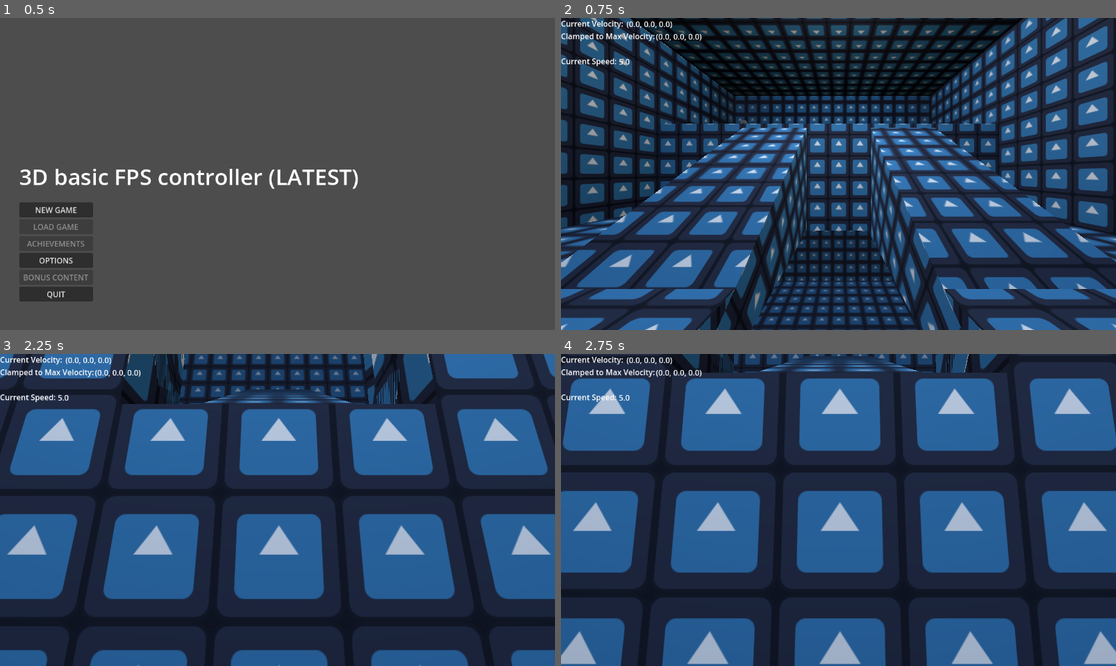
Above: before the commit, frames 1-4 (two rows, left to right).
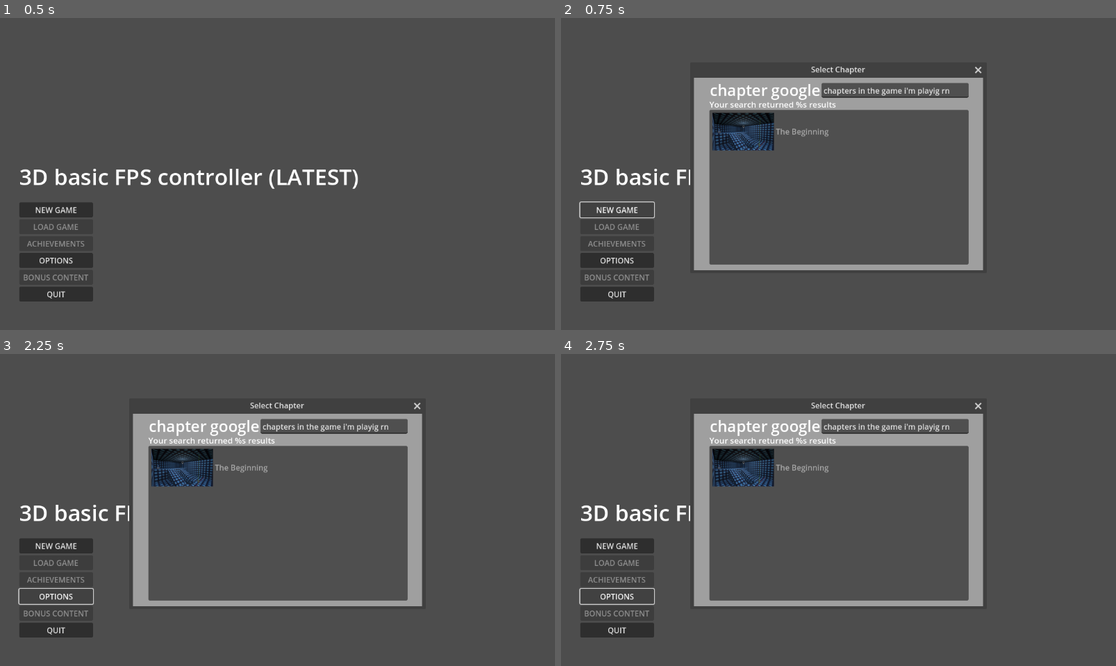
Above: after the commit, the same moments.

Repository: donnyworks/3D-FPS-Game-Template
Game: Godot game, scene res://DevkitGD_TitleScreen.tscn
The game is run twice, just before and just after one commit, with the same random seed, the same clock (stepped at 60 frames per second) and the same inputs. This scene is started directly instead of the project's main scene. The engine's default icon, where the game draws it, is replaced by a stand-in: a white triangle on a blue panel in a dark square.
Inputs (mouse positions are in pixels of both pictures, inside the frame that each line leads up to):
- Up to frame 1 (0.5 s): no input
- Up to frame 2 (0.75 s): click "NEW GAME" at 0.5 s
- Up to frame 3 (2.25 s): click (55, 544) at 1.25 s, where only the run after the commit has a clickable "NEW GAME"; click (55, 597) at 2 s, where only the run after the commit has a clickable "OPTIONS"
- Up to frame 4 (2.75 s): no input

Frame 1 is identical in both runs. In frame 2, 99% of the frame differs, in the area x 0-100%, y 0-100%; in frame 3, 99%; in frame 4, 99%.

Commit message:
devkitgd is cool and all but what about devkitpp

Diff:
--- a/DevkitGD_TitleScreen.tscn
+++ b/DevkitGD_TitleScreen.tscn
@@ -66,6 +66,65 @@
 size = Vector2i(325, 100)
 dialog_text = "Is it really that much of a bother to you?"
 
+[node name="ChapterSelectDialog" type="Window" parent="."]
+oversampling_override = 1.0
+title = "Select Chapter"
+initial_position = 1
+size = Vector2i(600, 400)
+visible = false
+
+[node name="ColorRect" type="ColorRect" parent="ChapterSelectDialog"]
+anchors_preset = 15
+anchor_right = 1.0
+anchor_bottom = 1.0
+grow_horizontal = 2
+grow_vertical = 2
+color = Color(0.62152386, 0.62152386, 0.6215238, 1)
+
+[node name="ChapterList" type="ItemList" parent="ChapterSelectDialog"]
+anchors_preset = -1
+anchor_left = 0.053000003
+anchor_top = 0.16700001
+anchor_right = 0.95000005
+anchor_bottom = 0.97
+offset_left = 0.19999886
+offset_top = 0.19999695
+
+[node name="LineEdit" type="LineEdit" parent="ChapterSelectDialog"]
+anchors_preset = -1
+anchor_left = 0.44200003
+anchor_top = 0.027
+anchor_right = 0.95000005
+anchor_bottom = 0.027
+offset_left = -0.2000122
+offset_top = 0.19999981
+offset_bottom = 31.2
+text = "chapters in the game i'm playig rn"
+
+[node name="Label" type="Label" parent="ChapterSelectDialog"]
+anchors_preset = -1
+anchor_left = 0.055000003
+anchor_top = 0.007
+anchor_right = 0.437
+anchor_bottom = 0.120000005
+offset_top = 0.19999981
+offset_right = -0.2000122
+theme_override_font_sizes/font_size = 32
+text = "chapter google"
+
+[node name="SearchResultsThing" type="Label" parent="ChapterSelectDialog"]
+anchors_preset = -1
+anchor_left = 0.053000003
+anchor_top = 0.10700001
+anchor_right = 0.492
+anchor_bottom = 0.10700001
+offset_left = 0.19999886
+offset_top = 0.19999695
+offset_right = -0.2000122
+offset_bottom = 24.199997
+theme_override_font_sizes/font_size = 17
+text = "Your search returned %s results"
+
 [connection signal="pressed" from="TitleButtonElements/NewGameButton" to="." method="_on_new_game_button_pressed"]
 [connection signal="pressed" from="TitleButtonElements/LoadGameButton" to="." method="_on_load_game_button_pressed"]
 [connection signal="pressed" from="TitleButtonElements/AchievementsButton" to="." method="_on_achievements_button_pressed"]
@@ -75,3 +134,4 @@
 [connection signal="canceled" from="QuitConfirmDialog" to="." method="_on_quit_confirm_dialog_canceled"]
 [connection signal="close_requested" from="QuitConfirmDialog" to="." method="_on_quit_confirm_dialog_canceled"]
 [connection signal="confirmed" from="QuitConfirmDialog" to="." method="_on_quit_confirm_dialog_confirmed"]
+[connection signal="item_activated" from="ChapterSelectDialog/ChapterList" to="." method="_on_chapter_list_item_activated"]
--- a/devkit_game/gameinfo.json
+++ b/devkit_game/gameinfo.json
@@ -8,7 +8,11 @@
 	"ShowLogos":false,
 	"Achievements":{},
 	"AchievementIcons":{},
+	"ChapterList":{"The Beginning":"test_scene"},
+	"ChapterIcons":{"The Beginning":"generic_image.png"},
 	"GameHasCustomSupport":false,
 	"GameHasLoadSupport":false,
+	"GameHasChapters":true,
+	"AllowInfiniteDoubleJumps":false,
 	"intended_version":"LATEST"
 }
--- a/devkit_game/scripts/player.gd
+++ b/devkit_game/scripts/player.gd
@@ -81,24 +81,24 @@
 	else:
 		if movementTween != null: movementTween.stop()
 		self.rotation_degrees.z = 0
-		bonusWalljumpJump = false
+		bonusWalljumpJump = GlobalScope.GameInfo.AllowInfiniteDoubleJumps
 	if not is_on_floor() and not wallrunning_enabled(0):
 		velocity += get_gravity() * delta
-		bonusWalljumpJump = false
+		bonusWalljumpJump = GlobalScope.GameInfo.AllowInfiniteDoubleJumps
 	else:
 		wallrun_elapsed = 0.0
 	if wallrunning_enabled(0) and not is_on_floor():
 		velocity += get_gravity() / 5 * delta
 	# Handle jump.
 	if Input.is_action_just_pressed("jump") and (is_on_floor() or bonusWalljumpJump):
-		if not is_on_floor(): bonusWalljumpJump = false
+		if not is_on_floor(): bonusWalljumpJump = GlobalScope.GameInfo.AllowInfiniteDoubleJumps
 		SPEED += MIDAIR_SPEED
 		friction_status = 0.0
 		wallrun_elapsed = 0.0
 		velocity.y = JUMP_VELOCITY # Scratch that, the reason bhopping is so elegant is BECAUSE the jumps mean larger strides
 		#velocity.y = (JUMP_VELOCITY + 1.0) - SPEED/5 # the reason for the +1 is because jump_velocity is normal while you're at normal speed, and then...
 	elif is_on_floor() and (not Input.is_action_just_pressed("jump")):
-		bonusWalljumpJump = false
+		bonusWalljumpJump = GlobalScope.GameInfo.AllowInfiniteDoubleJumps
 		wallrun_elapsed = 0.0
 		if frametime_elapsed > MAX_FRAMETIME:
 			if SPEED > DEFAULT_SPEED:
--- a/devkit_menumanager.gd
+++ b/devkit_menumanager.gd
@@ -8,6 +8,7 @@
 		$TitleButtonElements/BonusContentButton.disabled = false
 	if GlobalScope.GameInfo.GameHasLoadSupport:
 		$TitleButtonElements/LoadGameButton.disabled = false
+
 	if GlobalScope.GameInfo.Achievements != {}:
 		$TitleButtonElements/AchievementsButton.disabled = false
 	pass # Replace with function body.
@@ -17,9 +18,18 @@
 func _process(delta: float) -> void:
 	pass
 
+var chapterListNamesByIds = []
 
 func _on_new_game_button_pressed() -> void:
-	get_tree().change_scene_to_file("res://devkit_game/maps/" + GlobalScope.GameInfo.StartingLevel + ".tscn")
+	if GlobalScope.GameInfo.GameHasChapters:
+		$ChapterSelectDialog/ChapterList.clear()
+		chapterListNamesByIds.clear()
+		for chapter_name in GlobalScope.GameInfo.ChapterList:
+			chapterListNamesByIds.append(GlobalScope.GameInfo.ChapterList[chapter_name])
+			$ChapterSelectDialog/ChapterList.add_item(chapter_name,load("res://devkit_game/textures/dkgui/chapters/" + GlobalScope.GameInfo.ChapterIcons[chapter_name]))
+		$ChapterSelectDialog.visible = true
+	else:
+		get_tree().change_scene_to_file("res://devkit_game/maps/" + GlobalScope.GameInfo.StartingLevel + ".tscn")
 	pass # Replace with function body.
 
 
@@ -49,8 +59,15 @@
 
 
 func _on_quit_confirm_dialog_confirmed() -> void:
+	get_tree().quit()
 	pass # Replace with function body.
 
 
 func _on_quit_confirm_dialog_canceled() -> void:
+	$QuitConfirmDialog.visible = false
 	pass # Replace with function body.
+
+
+func _on_chapter_list_item_activated(index: int) -> void:
+	get_tree().change_scene_to_file("res://devkit_game/maps/" + chapterListNamesByIds[index] + ".tscn")
+	pass # Replace with function body.
--- a/globalscope.gd
+++ b/globalscope.gd
@@ -34,8 +34,11 @@
 	"DevMode":true,
 	"Achievements":{},
 	"AchievementIcons":{},
+	"ChapterList":{},
+	"ChapterIcons":{},
 	"GameHasCustomSupport":false,
 	"GameHasLoadSupport":false,
+	"AllowInfiniteDoubleJumps":true,
 	"intended_version":"LATEST"
 }
 
Binary file added: devkit_game/textures/dkgui/chapters/generic_image.png
Not shown, added: devkit_game/textures/dkgui/chapters/generic_image.png.import
Not shown, added: .editorconfig
Not shown, added: .gitattributes
Not shown, added: .gitignore
